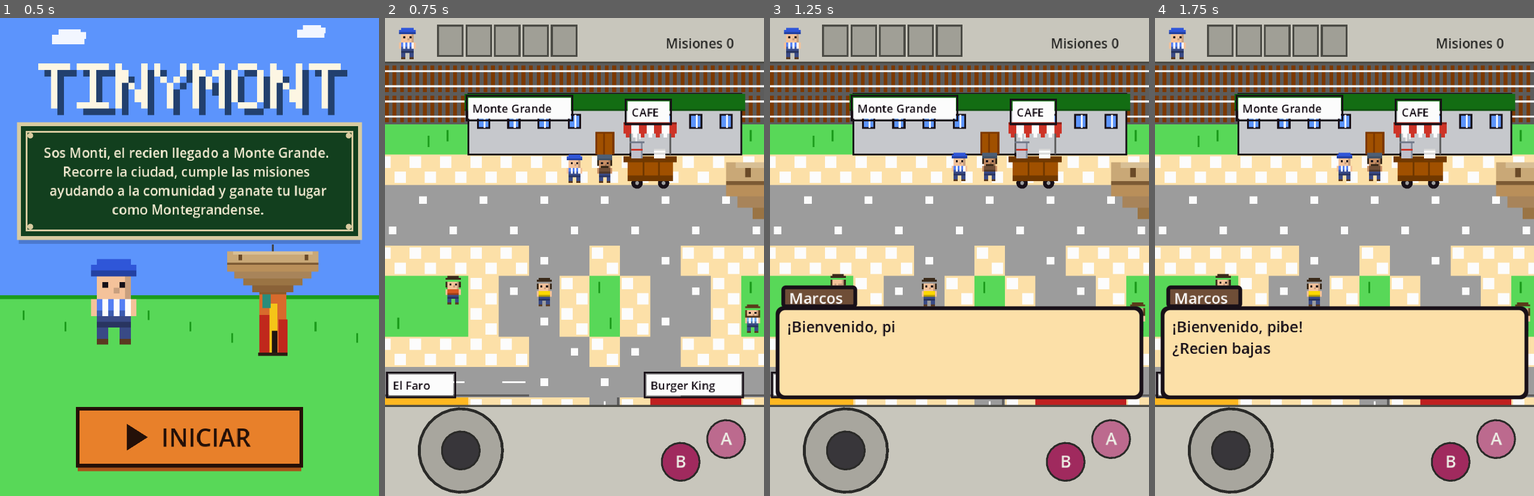
Above: before the commit, frames 1-4 (left to right).
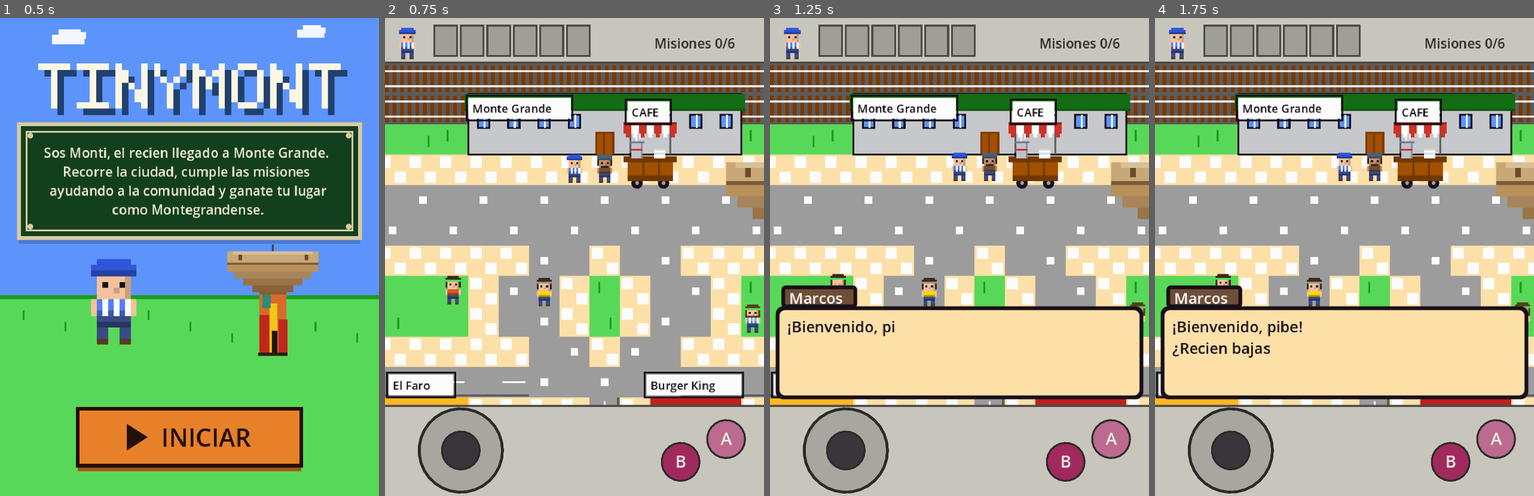
Above: after the commit, the same moments.

Repository: katastudio/TinyMont
Game: Godot game, scene res://scenes/ui/title_screen.tscn
Two runs of this game, one before a commit and one after it. Both use one fixed random seed, a clock stepped at 60 frames per second and the inputs below.
Inputs (mouse positions are in pixels of both pictures, inside the frame that each line leads up to):
- Up to frame 1 (0.5 s): no input
- Up to frame 2 (0.75 s): tap Enter at 0.5 s; move the mouse to (657, 233) at 0.52 s; hold Right (move_right) from 0.53 s (still down); hold Z (interact) from 0.53 s (still down); click (657, 233) at 0.67 s
- Up to frame 3 (1.25 s): keep holding Right (move_right); keep holding Z (interact); tap Space at 0.77 s
- Up to frame 4 (1.75 s): release Right (move_right) at 1.25 s; release Z (interact) at 1.25 s; drag from (1268, 280) to (1325, 352) at 1.27 s

Frame 1 is identical in both runs. In frame 2, 1.5% of the frame differs, in the area x 12-93%, y 1-9%; in frame 3, 1.5%; in frame 4, 1.5%.

Commit message:
feat: cierre de la beta (recompensa unificada + medalla + victoria)
- Todas las misiones dan "recuerdo" (Marcos tambien, antes cafecito)
- Mochila de 6 casilleros (uno por recuerdo) + contador "Misiones N/6"
- Al completar las 6: medalla en el HUD + dialogo de victoria de cierre
- Item icon: medalla (oro + cinta celeste/blanca)

Diff:
--- a/scenes/main.tscn
+++ b/scenes/main.tscn
@@ -202,7 +202,7 @@
 Monti. Bienvenido
 a Monte Grande."]
 requisito_item = "vasitos"
-recompensa_item = "cafecito"
+recompensa_item = "recuerdo"
 
 [node name="PuestoMarcos" parent="." instance=ExtResource("6_puesto")]
 position = Vector2(368, 48)
--- a/scripts/art/item_art.gd
+++ b/scripts/art/item_art.gd
@@ -25,6 +25,8 @@
 			_celular(ci, r)
 		"parlante":
 			_parlante(ci, r)
+		"medalla":
+			_medalla(ci, r)
 		_:
 			_generico(ci, r)
 
@@ -113,6 +115,21 @@
 	ci.draw_circle(Vector2(x + 4, y + 5), 1.0, Color("18181a"))    # tweeter
 
 
+# Medalla dorada (cierre: completaste todas las misiones) con cinta celeste/blanca.
+static func _medalla(ci: CanvasItem, r: Rect2) -> void:
+	var c := r.get_center()
+	ci.draw_rect(Rect2(c.x - 3, c.y - 6, 2, 5), Color("74acf0"))   # cinta celeste
+	ci.draw_rect(Rect2(c.x + 1, c.y - 6, 2, 5), Color("fcfcfc"))   # cinta blanca
+	var mc := c + Vector2(0, 2)
+	ci.draw_circle(mc, 4.2, Color("c99a10"))                       # borde
+	ci.draw_circle(mc, 3.4, Color("ffd23c"))                       # oro
+	ci.draw_colored_polygon(PackedVector2Array([
+		mc + Vector2(0, -2.4), mc + Vector2(0.7, -0.7), mc + Vector2(2.4, 0),
+		mc + Vector2(0.7, 0.7), mc + Vector2(0, 2.4), mc + Vector2(-0.7, 0.7),
+		mc + Vector2(-2.4, 0), mc + Vector2(-0.7, -0.7),
+	]), Color("c99a10"))                                          # estrellita
+
+
 # Fallback: caja con signo, para objetos aún sin ícono propio.
 static func _generico(ci: CanvasItem, r: Rect2) -> void:
 	var x := r.position.x
--- a/scripts/autoload/game_manager.gd
+++ b/scripts/autoload/game_manager.gd
@@ -103,9 +103,26 @@
 	return misiones.get(id, "no_iniciada")
 
 
+const TOTAL_MISIONES := 6   # total de misiones de la beta (para el contador y el cierre)
+var _victoria := false
+
+
 func set_estado_mision(id: String, estado: String) -> void:
 	misiones[id] = estado
 	mision_cambiada.emit()
+	# Cierre de la beta: al completar todas, festejo (una sola vez, tras cerrar
+	# el diálogo de la última entrega).
+	if not _victoria and misiones_completadas() >= TOTAL_MISIONES:
+		_victoria = true
+		dialog_ended.connect(_mostrar_victoria, CONNECT_ONE_SHOT)
+
+
+func _mostrar_victoria() -> void:
+	start_dialog("Monte Grande", [
+		"¡Felicitaciones, Monti!",
+		"Ayudaste a todo\nel barrio de\nMonte Grande.",
+		"Ya sos un\nMontegrandense\nde ley. ¡Bienvenido!",
+	], Color("ffd23c"))
 
 
 func misiones_completadas() -> int:
--- a/scripts/ui/hud.gd
+++ b/scripts/ui/hud.gd
@@ -7,8 +7,8 @@
 const CharacterArt = preload("res://scripts/art/character_art.gd")
 const ItemArt = preload("res://scripts/art/item_art.gd")
 const BAR_H := 24.0
-const SLOTS := 5          # espacios visibles en la mochila
-const SLOT := 15.0        # ancho de cada slot
+const SLOTS := 6          # espacios visibles en la mochila (uno por misión)
+const SLOT := 14.0        # ancho de cada slot
 
 
 func _ready() -> void:
@@ -29,7 +29,7 @@
 	CharacterArt.draw_on(self, CharacterArt.map_rects(CharacterArt.PROTAG), Vector2(3, 3), 1.1)
 
 	# Mochila: fila de slots
-	var mx := 28.0
+	var mx := 26.0
 	for i in range(SLOTS):
 		var r := Rect2(mx + i * SLOT, 4, SLOT - 2, 16)
 		draw_rect(r, Color(0, 0, 0, 0.20))                 # hueco del slot
@@ -37,9 +37,15 @@
 		if i < GameManager.inventario.size():
 			ItemArt.draw_on(self, GameManager.inventario[i], r)
 
-	# Progreso de misiones (derecha)
+	# Progreso de misiones (derecha). Al completar todas -> medalla + "¡Completo!".
 	var font := ThemeDB.fallback_font
 	if font:
-		var prog := "Misiones %d" % GameManager.misiones_completadas()
-		draw_string(font, Vector2(w - 52, 16), prog,
-				HORIZONTAL_ALIGNMENT_LEFT, -1, 7, Pal.UI_TEXT)
+		var comp := GameManager.misiones_completadas()
+		var total := GameManager.TOTAL_MISIONES
+		if comp >= total:
+			ItemArt.draw_on(self, "medalla", Rect2(w - 60, 3, 14, 16))
+			draw_string(font, Vector2(w - 44, 15), "¡Completo!",
+					HORIZONTAL_ALIGNMENT_LEFT, -1, 6, Color("ffd23c"))
+		else:
+			draw_string(font, Vector2(w - 58, 16), "Misiones %d/%d" % [comp, total],
+					HORIZONTAL_ALIGNMENT_LEFT, -1, 7, Pal.UI_TEXT)
